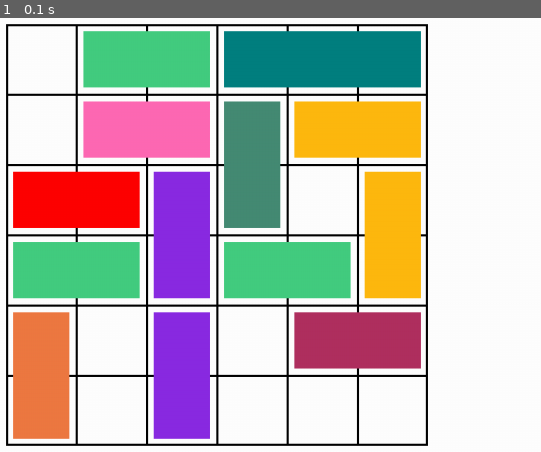
Above: before the commit, frame 1.
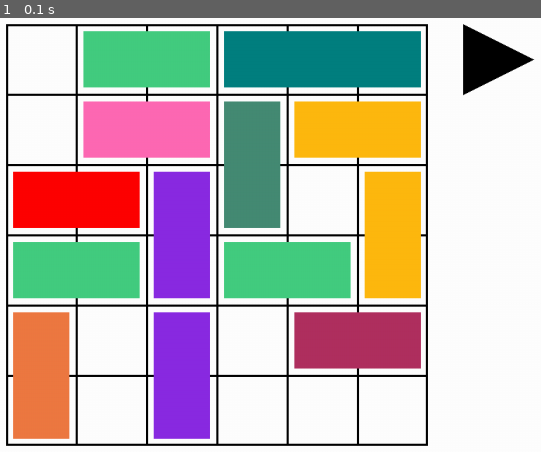
Above: after the commit, the same moment.

Repository: pluumenbrownie/rush_hour
Game: pygame game, started from code/pygame_rushhour.py
Same seed, same stepped clock (60 frames per second), same inputs: the game is played once before the commit and once after it.
Inputs:
- Up to frame 1 (0.1 s): no input

The runs differ from the first frame. In frame 1, 1.1% of the frame differs, in the area x 85-99%, y 1-18%.

Commit message:
Started solution animation

Diff:
--- a/code/pygame_rushhour.py
+++ b/code/pygame_rushhour.py
@@ -1,6 +1,7 @@
 import pygame
 from visualisation.customcolors import COLORS
 import random as rd
+import csv
 
 from classes.models import RushHour
 
@@ -9,7 +10,7 @@
 
 
 class PygameRushHour(RushHour):
-    def __init__(self, width: int, board_file: str) -> None:
+    def __init__(self, width: int, board_file: str, solution_file: str|None = None) -> None:
         """
         Initalize the game.
         """
@@ -25,8 +26,34 @@
         self.clock = pygame.time.Clock()
         self.dt = 0
 
+        self.vehicles = self.get_vehicles()
+
         # Give vehicles a color
         self.color_vehicles()
+
+        # Assign board a size
+        self.board_size = 600
+        # Make sure there is some white space around the cars
+        self.car_margin = 10
+        self.resolution = self.screen.get_size()
+
+        # Make sure board is in the middle of the screen
+        self.board_start_left = (self.resolution[0] - self.board_size)//2
+        self.board_start_top = (self.resolution[1] - self.board_size)//2
+
+        # Distance between the boxes
+        self.line_spacing = self.board_size // (self.game_board.width)
+
+        self.solution_moves = []
+        if solution_file:
+            with open(board_file, 'r') as csv_file:
+                csv_reader = csv.reader(csv_file, delimiter=',')
+                header = True
+                for line in csv_reader:
+                    if header:
+                        header = False
+                        continue
+                    self.solution_moves.append((line[0], line[1]))
 
     def color_vehicles(self) -> None:
         """
@@ -41,6 +68,46 @@
             else:
                 vehicle.color = rd.choice(COLOR_NAMES)
 
+    def draw_board(self) -> None:
+        # Create "outside" of board
+        board = pygame.Rect(self.board_start_left, self.board_start_top, self.board_size, self.board_size)
+        pygame.draw.rect(self.screen, "black", board, 3)
+
+        # Create the vertical lines
+        for line_y in range(self.board_start_top + self.line_spacing, self.board_start_top + self.board_size, self.line_spacing):
+            pygame.draw.line(self.screen, "black", (self.board_start_left, line_y), (self.board_start_left + self.board_size - 1, line_y), width=3)
+
+        # Create the horizontal lines
+        for line_x in range(self.board_start_left + self.line_spacing, self.board_start_left + self.board_size, self.line_spacing):
+            pygame.draw.line(self.screen, "black", (line_x, self.board_start_top), (line_x, self.board_start_top + self.board_size - 1), width=3)
+
+    def draw_cars(self) -> None:
+        # Give vehicles a position on the board
+        for vehicle in self.vehicles.values():
+            tiles_occupied = vehicle.get_tiles_occupied()
+            veh_x = self.board_start_left + (self.line_spacing * (tiles_occupied[0][0] - 1)) + self.car_margin
+            veh_y = self.board_start_top + (self.line_spacing * (tiles_occupied[0][1] - 1)) + self.car_margin
+            veh_width = self.line_spacing * (tiles_occupied[-1][0] - tiles_occupied[0][0] + 1) - 2 * self.car_margin
+            veh_height = self.line_spacing * (tiles_occupied[-1][1] - tiles_occupied[0][1] + 1) - 2 * self.car_margin
+
+            vehicle_rect = pygame.Rect(veh_x, veh_y, veh_width, veh_height)
+
+            # Vehicle gets placed on the board
+            pygame.draw.rect(self.screen, vehicle.color, vehicle_rect)
+
+    def draw_playbutton(self) -> pygame.Rect:
+        button_x = self.board_size + self.board_start_left + 50
+        button_y = self.board_start_top
+        button_size = 100
+        return pygame.draw.polygon(
+            self.screen,
+            "black",
+            (
+                (button_x, button_y),
+                (button_x, button_y + button_size),
+                (button_x+button_size, button_y + button_size//2)
+            )
+        )
 
     def start(self) -> None:
         """
@@ -57,47 +124,12 @@
 
             # Fill the screen with a color to wipe away anything from last frame
             self.screen.fill("white")
-            resolution = self.screen.get_size()
 
-            # Assign board a size
-            board_size = 600
+            self.draw_board()
+            self.draw_cars()
 
-            # Make sure board is in the middle of the screen
-            board_start_left = (resolution[0] - board_size)//2
-            board_start_top = (resolution[1] - board_size)//2
-
-            # Distance between the boxes
-            line_spacing = board_size // (self.game_board.width)
-
-            # Create "outside" of board
-            board = pygame.Rect(board_start_left, board_start_top, board_size, board_size)
-            pygame.draw.rect(self.screen, "black", board, 3)
-
-            # Create the vertical lines
-            for line_y in range(board_start_top + line_spacing, board_start_top + board_size, line_spacing):
-                pygame.draw.line(self.screen, "black", (board_start_left, line_y), (board_start_left + board_size - 1, line_y), width=3)
-
-            # Create the horizontal lines
-            for line_x in range(board_start_left + line_spacing, board_start_left + board_size, line_spacing):
-                pygame.draw.line(self.screen, "black", (line_x, board_start_top), (line_x, board_start_top + board_size - 1), width=3)
-
-            # Make sure there is some white space around the cars
-            car_margin = 10
-
-            vehicles = self.get_vehicles()
-
-            # Give vehicles a position on the board
-            for vehicle in vehicles.values():
-                tiles_occupied = vehicle.get_tiles_occupied()
-                veh_x = board_start_left + (line_spacing * (tiles_occupied[0][0] - 1)) + car_margin
-                veh_y = board_start_top + (line_spacing * (tiles_occupied[0][1] - 1)) + car_margin
-                veh_width = line_spacing * (tiles_occupied[-1][0] - tiles_occupied[0][0] + 1) - 2 * car_margin
-                veh_height = line_spacing * (tiles_occupied[-1][1] - tiles_occupied[0][1] + 1) - 2 * car_margin
-
-                vehicle_rect = pygame.Rect(veh_x, veh_y, veh_width, veh_height)
-
-                # Vehicle gets placed on the board
-                pygame.draw.rect(self.screen, vehicle.color, vehicle_rect)
+            if self.solution_moves:
+                play_button = self.draw_playbutton()
 
             # This will be used later to create a game
             # TODO: clickable vehicles to move
@@ -127,5 +159,6 @@
 
 if __name__ == '__main__':
     board_file = "gameboards/Rushhour6x6_1.csv"
-    newgame = PygameRushHour(6, board_file)
+    results_file = "results/output_optimized.csv"
+    newgame = PygameRushHour(6, board_file, results_file)
     newgame.start()
